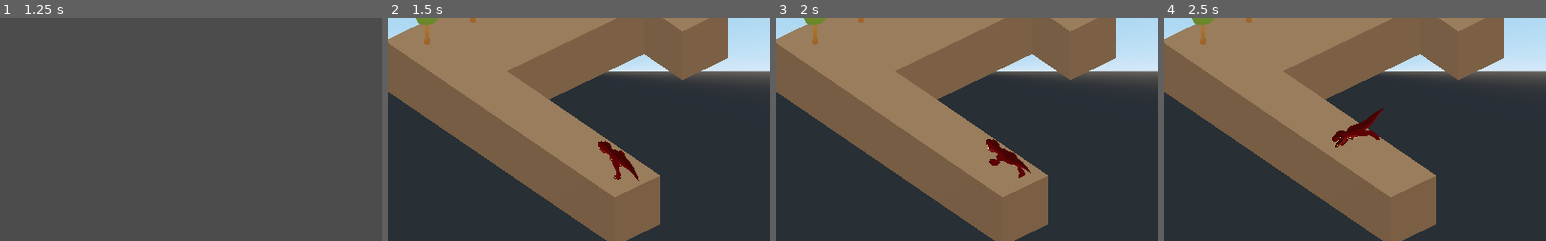
Above: before the commit, frames 1-4 (left to right).
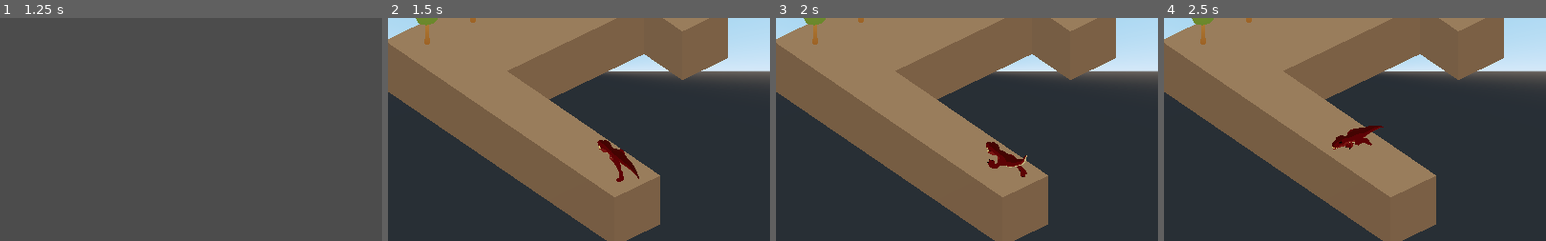
Above: after the commit, the same moments.

Repository: FronteiraTec/dino-travel
Game: Godot game, scene res://SCENES/UI/MENU.tscn
The game is run twice, just before and just after one commit, with the same random seed, the same clock (stepped at 60 frames per second) and the same inputs.
Inputs (mouse positions are % of the whole screen's width and height, from its top left):
- Up to frame 1 (1.25 s): click (12, 45) at 0.5 s
- Up to frame 2 (1.5 s): click "LEVEL_01" at 1.25 s
- Up to frame 3 (2 s): no input
- Up to frame 4 (2.5 s): move the mouse to (72, 45) at 2.02 s; hold W (ui_forward) from 2.03 s (still down); click (72, 45) at 2.1 s
The pictures show only the part of the screen within x 28-78%, y 38-88%; the shares and areas given below are measured in that part.

Frame 1 is identical in both runs. In frame 2, 0.4% of the frame differs, in the area x 54-66%, y 54-74%; in frame 3, 0.5%; in frame 4, 1.0%, in the area x 44-58%, y 40-59%.

Commit message:
changed animation speed

Diff:
--- a/SCRIPTS/PLAYER_ANIMATION.gd
+++ b/SCRIPTS/PLAYER_ANIMATION.gd
@@ -1,14 +1,12 @@
 extends AnimationPlayer
 
 func _ready():
-	pass
+	var anim = get_node(".").get_animation("default")
 
 func _process(delta):
-	# load the animation
-	var anim = get_node(".").get_animation("default")
-
 	# play animation
-	get_node(".").play("default")
+	if Input.is_action_just_pressed('ui_forward'):
+		get_node(".").play("default")
 
 	# set animation speed
-	get_node(".").set_speed_scale(0.8)
+	get_node(".").set_speed_scale(1)
